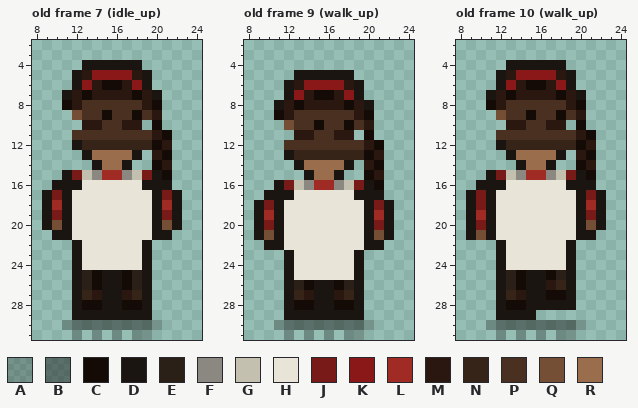
Two states of a pixel-art file, public/sprites/agents/priya_sharma_sheet.aseprite. The picture above was drawn from the file before the commit.
32x32 pixels, 11 frames. Colours within 5 levels of each other are drawn and written as one. Shown: old frame 7 (idle_up): x 8..24, y 2..31; old frame 9 (walk_up): x 8..24, y 2..31; old frame 10 (walk_up): x 8..24, y 2..31. The commit also changed other frames, which this record leaves out.
Palette (. is transparent): A #0a08063c  B #0a08066e  C #140a06  D #1a1510  E #2a2018  F #8a8880  G #c4c0b0  H #e8e4d8  J #781a18  K #8a1818  L #a02a24  M #2a1810  N #372418  P #4a3020  Q #754e36  R #9a6d4c
Pixels before, old frame 7 (idle_up), first column x 9:
 4 ....DDDDDD....
 5 ...DMKKKKMD...
 6 ...DKMCCMKD...
 7 ..DMCMMMMCMD..
 8 ..CMPPPPPPMC..
 9 ...QPPCPPCPM..
10 ....MMPPMM.C..
11 ...PPPPPPPPMC.
12 ...DNNNNNNNCM.
13 ....DRRRRD.MC.
14 .....DRRD..CM.
15 ..DJGFLLFGJDC.
16 .DDDHHHHHHDDD.
17 DJDHHHHHHHHDJD
18 DLDHHHHHHHHDLD
19 DJDHHHHHHHHDJD
20 DQDHHHHHHHHDQD
21 .DDHHHHHHHHDD.
22 ...DHHHHHHD...
23 ...DHHHHHHD...
24 ...DHHHHHHD...
25 ...DECDDCED...
26 ...DECDDCED...
27 ...DNMDDMND...
28 ...DCCDDCCD...
29 ...DDDDDDDD...
30 ..ABBBBBBBBA..
31 ...A.A.A.AA...
Pixels before, old frame 9 (walk_up), first column x 9:
 5 ....DDDDDD....
 6 ...DMKKKKMD...
 7 ...DKMCCMKD...
 8 ..DMCMMMMCMD..
 9 ..CMPPPPPPMC..
10 ...QPPCPPCPM..
11 ....MMPPMM.C..
12 ...PPPPPPPPMC.
13 ...DNNNNNNNCM.
14 ....DRRRRD.MC.
15 .....DRRD..CM.
16 ..DJGFLLFGJDC.
17 .DDDHHHHHHDDD.
18 DJDHHHHHHHHDJD
19 DLDHHHHHHHHDLD
20 DJDHHHHHHHHDJD
21 DQDHHHHHHHHDQD
22 .DDHHHHHHHHDD.
23 ...DHHHHHHD...
24 ...DHHHHHHD...
25 ...DHHHHHHD...
26 ...DECDDCED...
27 ...DNMDDMND...
28 ...DCCDDCCD...
29 ...DDDDDDDD...
30 ..ABBBBBBBBA..
31 ...A.A.A.AA...
Pixels before, old frame 10 (walk_up), first column x 9:
 4 ....DDDDDD....
 5 ...DMKKKKMD...
 6 ...DKMCCMKD...
 7 ..DMCMMMMCMD..
 8 ..CMPPPPPPMC..
 9 ...QPPCPPCPM..
10 ....MMPPMM.C..
11 ...PPPPPPPPMC.
12 ...DNNNNNNNCM.
13 ....DRRRRD.MC.
14 .....DRRD..CM.
15 ..DJGFLLFGJDC.
16 .DDDHHHHHHDDD.
17 DJDHHHHHHHHDJD
18 DJDHHHHHHHHDLD
19 DLDHHHHHHHHDJD
20 DJDHHHHHHHHDQD
21 DQDHHHHHHHHDD.
22 ...DHHHHHHD...
23 ...DHHHHHHD...
24 ...DHHHHHHD...
25 ...DECDDCED...
26 ...DECDDMND...
27 ...DNMDDCCD...
28 ...DCCDDDDD...
29 ...DDDD.......
30 ..ABBBBBBBBA..
31 ...A.A.A.AA...
The result:
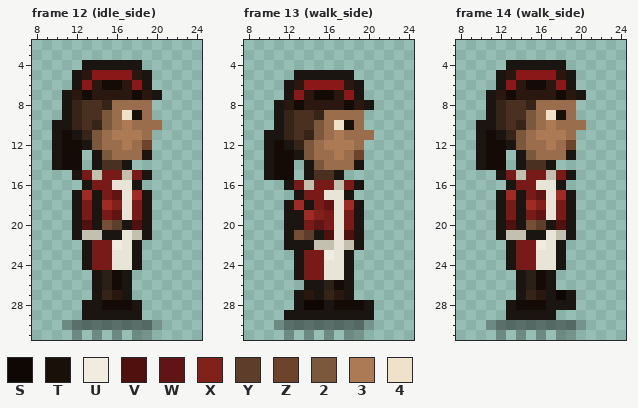
Colours new in this view: S #0e0704  T #1a100a  U #f0ece0  V #50100e  W #601413  X #80211c  Y #5d3e2b  Z #6e432c  2 #7b573c  3 #ac7a55  4 #f0e2c8
A new or re-ordered frame is compared with the old frame closest to it.
From old to new:
frames 11 -> 16
Changed rows in their new state; - is an unchanged pixel.
Frame 12 (idle_side) is new; against old frame 7 (idle_up):
first column x 9:
 8 --DN--NRRRR.--
 9 --DN--2R4TR.--
10 -DDNPN2R3RRR--
11 -DCDN2R333R..-
12 -DCCD2RR3RZ..-
13 -DCC.D2--RD..-
14 -DCC--PP---..-
15 --.DJGJJGJD..-
16 -...DJJ--D...-
17 ...DLDJW-LD...
18 ...DJDLX-JD...
19 ...DJDJW-JD...
20 ...DVDQYDVD...
21 -..DGGDD-GD..-
22 ---.DJJU-D.---
23 ---.DJJ--D.---
24 ---.DJJ--D.---
25 ---..DECD..---
26 ---..DECD..---
27 ---..DNMD..---
28 ---.DDCC-D.---
29 ---.------.---
Frame 13 (walk_side) is new; against old frame 9 (walk_up):
first column x 9:
 9 --DN--NRRRR.--
10 --DN--2R4TR.--
11 -DDNPN2R3RRR--
12 -DCDN2R333R..-
13 -DCCD2RR3RZ..-
14 -DCC.D2--RD..-
15 -DCC--PP---..-
16 --.DJGJJGJD..-
17 -...DJJ--D...-
18 ...DLDJW-LD...
19 ...DDLXJ-JD...
20 ...DDJWJ-JD...
21 ...DQYDV-VD...
22 -..DDDGG-GD..-
23 ---.DJJU-D.---
24 ---.DJJ--D.---
25 ---.DJJ--D.---
26 ---..D-E-D.---
27 ---.D--N-D.---
28 ---.DSS---CD--
29 -----------D--
Frame 14 (walk_side) is new; against old frame 10 (walk_up):
first column x 9:
 8 --DN--NRRRR.--
 9 --DN--2R4TR.--
10 -DDNPN2R3RRR--
11 -DCDN2R333R..-
12 -DCCD2RR3RZ..-
13 -DCC.D2--RD..-
14 -DCC--PP---..-
15 --.DJGJJGJD..-
16 -...DJJ--D...-
17 ...DLDJW-LD...
18 ...DJDLX-JD...
19 ...DJDJW-JD...
20 ...DVDQYDVD...
21 ...DGGDD-GD..-
22 ---.DJJU-D.---
23 ---.DJJ--D.---
24 ---.DJJ--D.---
25 ---..DECD..---
26 ---..DECD..---
27 ---..DNMDS----
28 ---.D-CC------
29 ---.---DD-----
Boxes around the changes in both pictures, in picture pixels (x1, y1, x2, y2):
changed: (42, 100, 182, 320)
changed: (254, 110, 394, 320)
changed: (466, 100, 606, 320)
